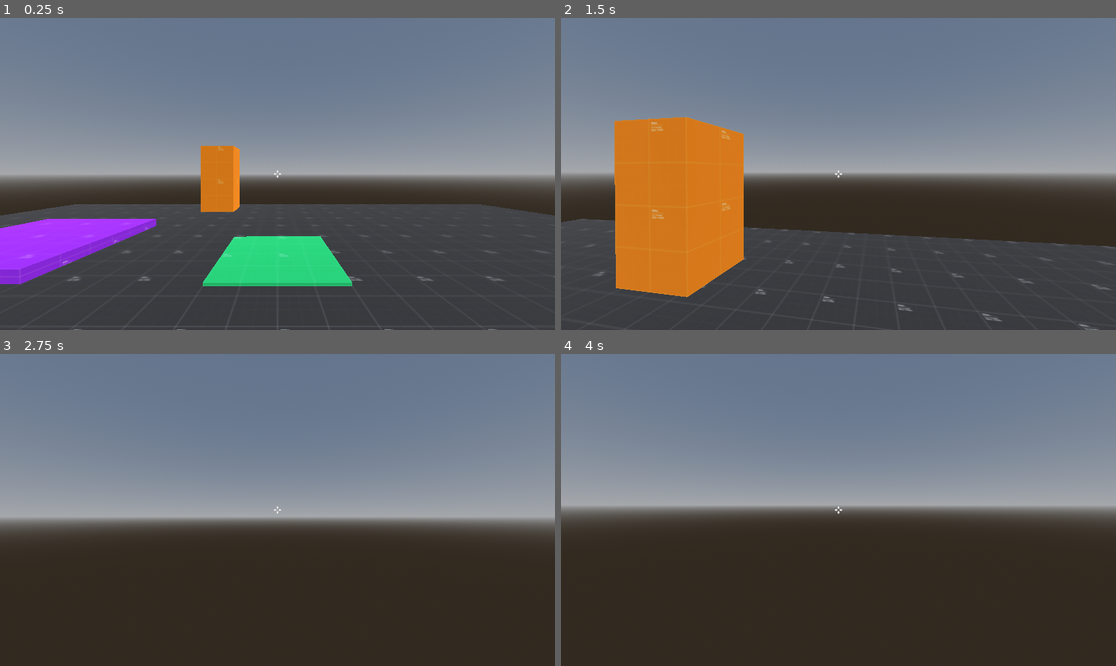
Above: before the commit, frames 1-4 (two rows, left to right).
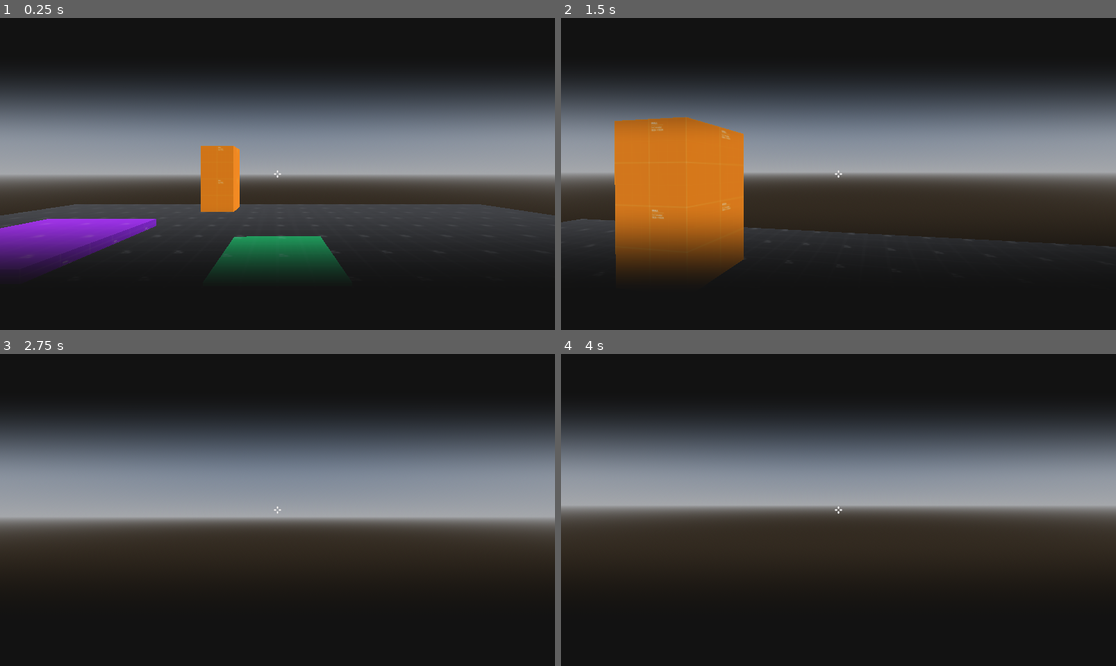
Above: after the commit, the same moments.

Repository: Tresillo/FlawedPhantasms
Game: Godot game, scene res://Scenes/main.tscn
The game is run twice, just before and just after one commit, with the same random seed, the same clock (stepped at 60 frames per second) and the same inputs.
Inputs (mouse positions are in pixels of both pictures, inside the frame that each line leads up to):
- Up to frame 1 (0.25 s): no input
- Up to frame 2 (1.5 s): tap Enter at 0.5 s; move the mouse to (866, 174) at 0.52 s; hold Ctrl (crouch) 0.53-1.28 s; hold W (move_forward) from 0.53 s (still down); tap Space (jump) at 0.77 s; move the mouse to (810, 174) at 1.27 s; click (810, 174) at 1.35 s
- Up to frame 3 (2.75 s): keep holding W (move_forward); tap Space (jump) at 1.52 s; move the mouse to (288, 503) at 2.02 s; hold Ctrl (crouch) from 2.03 s (still down)
- Up to frame 4 (4 s): keep holding W (move_forward); move the mouse to (832, 516) at 2.77 s; release Ctrl (crouch) at 2.78 s; click (832, 516) at 2.85 s; tap Space (jump) at 3.02, 3.5, 3.77 s; move the mouse to (877, 513) at 3.52 s; hold Ctrl (crouch) from 3.53 s (still down)

The runs differ from the first frame. In frame 1, 64% of the frame differs, in the area x 0-100%, y 0-100%; in frame 2, 63%; in frame 3, 57%; in frame 4, 57%.

Commit message:
Created a shader to hide transition between players

Diff:
--- a/Assets/Shaders/CameraLens.gdshader
+++ b/Assets/Shaders/CameraLens.gdshader
@@ -33,5 +33,5 @@
 	//ALBEDO = vec3(linear_depth); 	// showing depth texture
 	//ALBEDO = normal; 				// showing normal texture
 	//ALBEDO = vec3(roughness); 	// showing roughness texture
-	ALBEDO = screen_color;		// showing screen texture
+	ALBEDO = screen_color.rgb;		// showing screen texture
 }
--- /dev/null
+++ b/Assets/Shaders/Eyelid.gdshader
@@ -0,0 +1,16 @@
+shader_type canvas_item;
+
+uniform vec3 lid_color: source_color;
+uniform float lid_transparency: hint_range(0.0, 1.0, 0.01);
+uniform float close_amount: hint_range(0.0, 1.0, 0.01);
+uniform float lid_width: hint_range(0.0, 1.0, 0.01);
+
+void fragment() {
+	// Called for every pixel the material is visible on.
+	float upper_bound = 0.5 - lid_width + close_amount;
+	float lower_bound = 0.5  + lid_width - close_amount;
+	float vertical_mask =  clamp(1.0 + smoothstep(upper_bound,upper_bound + lid_width,UV.y) - smoothstep(lower_bound - lid_width,lower_bound,UV.y),0.0,1.0);
+	float alpha = max(-1.0,1.0-lid_transparency);
+	//COLOR = vec4(vertical_mask,vertical_mask,vertical_mask,1.0);
+	COLOR = vec4(lid_color,alpha) * vertical_mask;
+}
--- a/Scenes/main.tscn
+++ b/Scenes/main.tscn
@@ -11,7 +11,9 @@
 [ext_resource type="Material" uid="uid://b6gim6qke3je7" path="res://Assets/Mat/window_mat.tres" id="5_lfhmf"]
 [ext_resource type="Script" path="res://Scripts/MainCam.gd" id="6_4c7c8"]
 [ext_resource type="Material" path="res://Assets/Placeholder/ph_mat_purple.tres" id="6_bwavv"]
+[ext_resource type="Material" uid="uid://d0y4s84b7xweu" path="res://Assets/Mat/wall_mat.tres" id="6_fs4co"]
 [ext_resource type="Shader" path="res://Assets/Shaders/CameraLens.gdshader" id="6_sfcsg"]
+[ext_resource type="Shader" path="res://Assets/Shaders/Eyelid.gdshader" id="12_lfdml"]
 
 [sub_resource type="WorldBoundaryShape3D" id="WorldBoundaryShape3D_pa44s"]
 
@@ -38,6 +40,13 @@
 material = SubResource("ShaderMaterial_twcwy")
 flip_faces = true
 size = Vector2(2, 2)
+
+[sub_resource type="ShaderMaterial" id="ShaderMaterial_u7h2r"]
+shader = ExtResource("12_lfdml")
+shader_parameter/lid_color = Color(0.0705882, 0.0705882, 0.0705882, 1)
+shader_parameter/lid_transparency = 0.0
+shader_parameter/close_amount = 0.39
+shader_parameter/lid_width = 0.3
 
 [node name="Main" type="Node3D"]
 
@@ -76,6 +85,12 @@
 display_material = ExtResource("5_lfhmf")
 visibility_flags = 3072
 is_window = true
+
+[node name="WallMatTest" parent="World" instance=ExtResource("2_352a4")]
+transform = Transform3D(-0.289717, 0, 0.957113, 0, 1, 0, -0.957113, 0, -0.289717, 4.35348, 1.74384, 6.93368)
+size = Vector3(5, 3, 1)
+display_material = ExtResource("6_fs4co")
+visibility_flags = 513
 
 [node name="Interactables" type="Node3D" parent="."]
 
@@ -126,3 +141,13 @@
 grow_vertical = 2
 texture = ExtResource("3_g6ekm")
 stretch_mode = 3
+
+[node name="ColorRect" type="ColorRect" parent="CanvasLayer"]
+material = SubResource("ShaderMaterial_u7h2r")
+anchors_preset = 15
+anchor_right = 1.0
+anchor_bottom = 1.0
+grow_horizontal = 2
+grow_vertical = 2
+mouse_filter = 2
+color = Color(0, 0, 0, 1)
Not shown: 1 places in Scenes/main.tscn that only renumber resources
